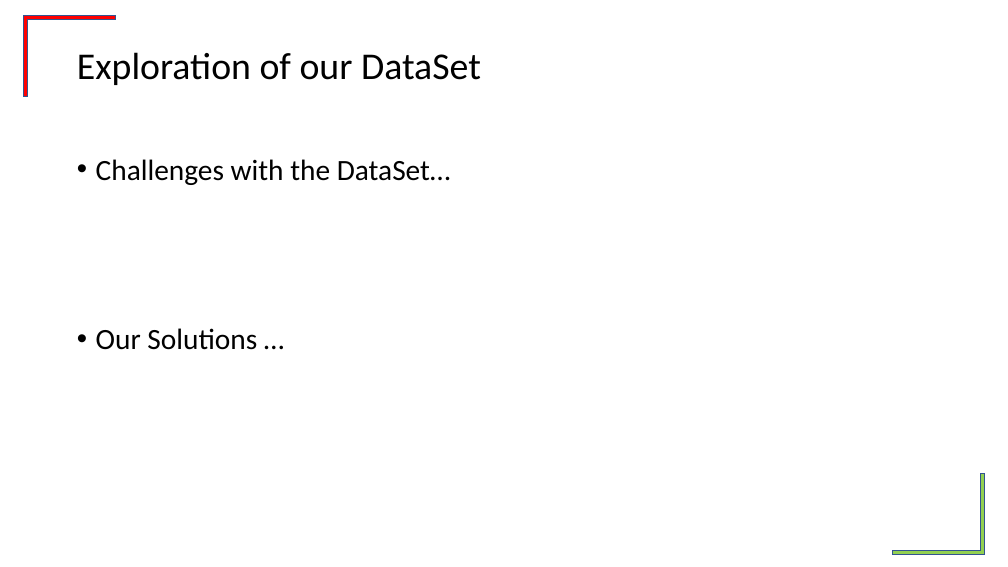
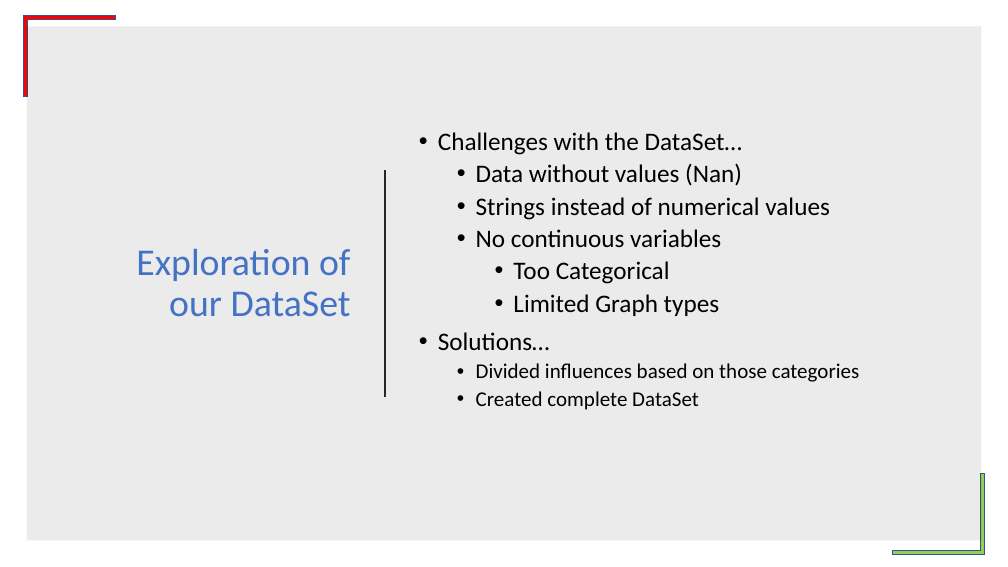
Before and after one commit to tonianderson7329/What-the-Variable, a slide deck: slide 7 of Toni_Powerpoint.pptx (slide 9 before the commit). Drawn at 1008x567 pixels with LibreOffice and Linux fonts; fonts in the diff are those of the drawing; background and template pictures are left out. Boxes give left, top, right and bottom in pixels: in the first picture for what was removed or moved away, otherwise in the second. Text is boxed around its words. In the diff, an @@ line names an element or a change of style, - is before the commit and + after.

```diff
--- a/Toni_Powerpoint.pptx
+++ b/Toni_Powerpoint.pptx
@@ rectangle added at box(26, 26, 982, 541), fill #000000 at 8% opacity @@
@@ title "Exploration of our DataSet": place and size @@
-title "Exploration of our DataSet" at box(77, 52, 481, 85)
+title "Exploration of our DataSet" at box(136, 248, 351, 317)
@@ title "Exploration of our DataSet" at box(136, 248, 351, 317): text colour #000000 to #4472C4; alignment left to right @@
@@ text "Challenges with the DataSet…": place and size @@
-text "Challenges with the DataSet…" at box(96, 159, 451, 350)
+text "Challenges with the DataSet…" at box(438, 132, 860, 410)
@@ text "Challenges with the DataSet…" at box(438, 132, 860, 410): vertical alignment top to middle @@
@@ text at box(438, 132, 742, 155): size 28 to 24 pt in "Challenges with the DataSet…" @@
@@ line added from (385, 170) to (385, 397), #262626 1.5 pt @@
@@ text at box(438, 163, 860, 410): text changed; size 28 to 24 pt @@
-• Our Solutions …
+  • Data without values (Nan)
+  • Strings instead of numerical values
+  • No continuous variables
+    • Too Categorical
+    • Limited Graph types
+• Solutions…
+  • Divided influences based on those categories
+  • Created complete DataSet
```
Also in this commit, not shown: 6 other slides changed, 16 slides added, 2 slides removed.
